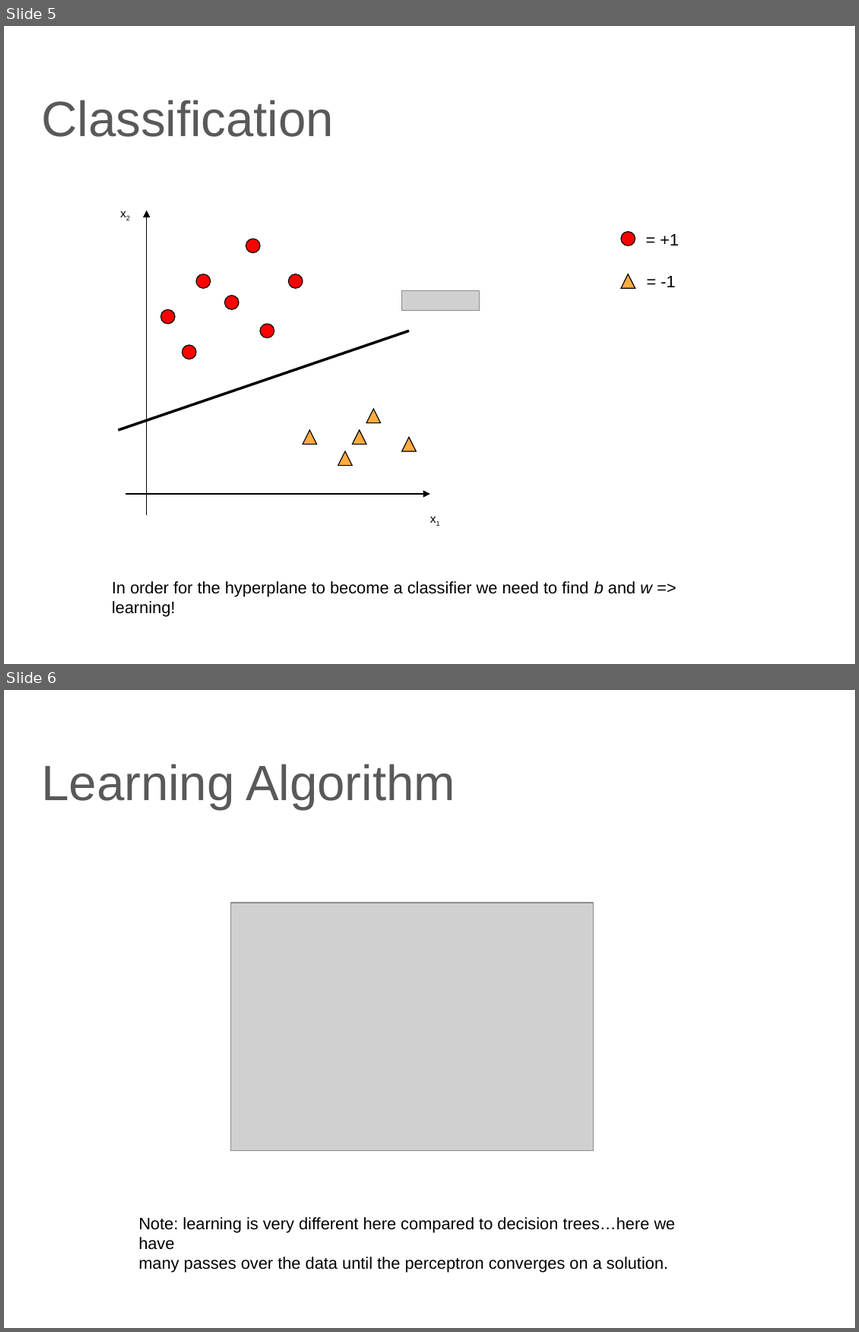
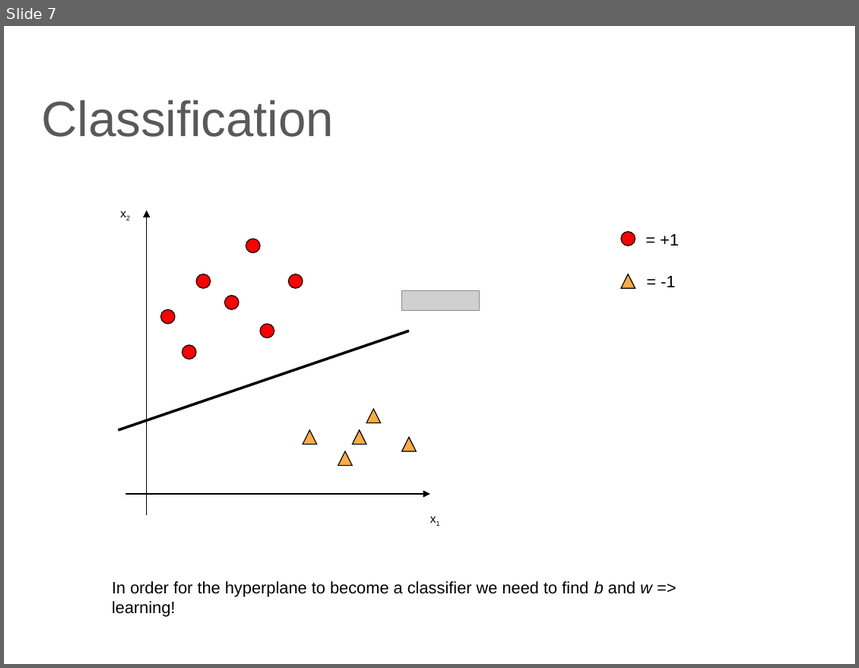
Before and after one commit to lutzhamel/CSC310, a slide deck: 14-ANN.pptx. Shown one above the other, each under a label of ours: slides 5 and 6 before the commit, slide 7 after it. The pictures are 859x1332 and 859x668 pixels, drawn with LibreOffice and Linux fonts; fonts in the diff are those of the drawing; grey boxes stand for pictures. Boxes give left, top, right and bottom in pixels: in the first picture for what was removed or moved away, otherwise in the second. Text is boxed around its words. In the diff, an @@ line names an element or a change of style, - is before the commit and + after.

```diff
--- a/14-ANN.pptx
+++ b/14-ANN.pptx
@@ slide 6 removed at <box>4,690,855,1328</box>, background #FFFFFF @@
@@ title removed at <box>41,764,455,809</box> @@
-Learning Algorithm
@@ picture removed at <box>231,903,594,1151</box> @@
@@ text removed at <box>139,1217,676,1273</box> @@
-Note: learning is very different here compared to decision trees…here we have
-many passes over the data until the perceptron converges on a solution.
@@ what was slide 5 is now slide 7 @@
```
Also in this commit, not shown: 17 slides added, 2 other slides removed, 5 other files.
